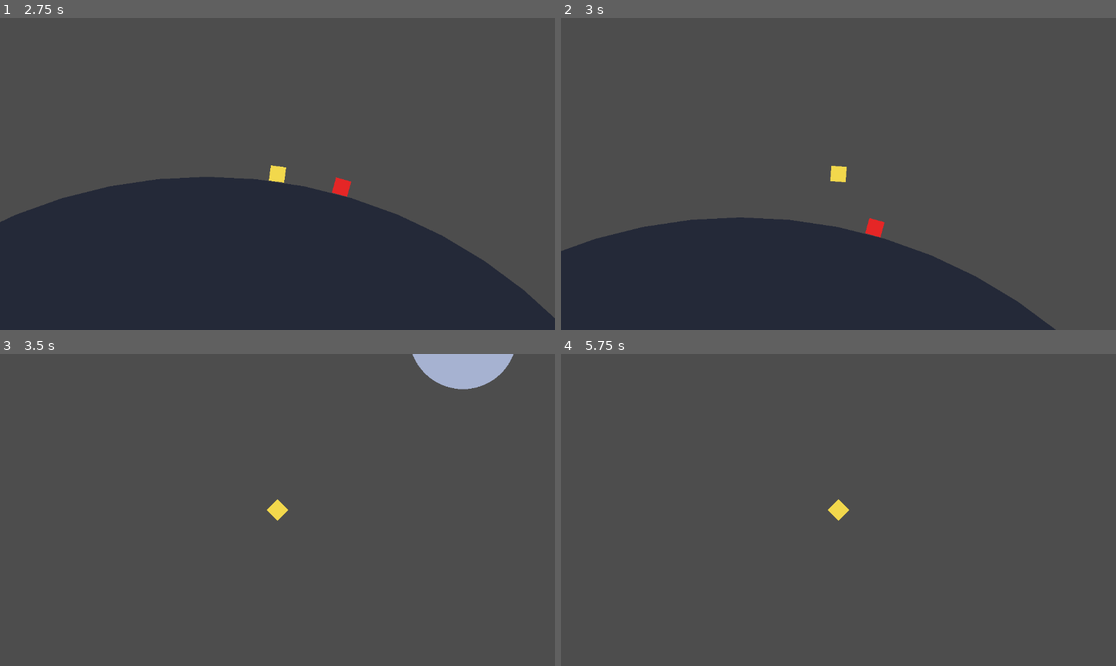
Above: before the commit, frames 1-4 (two rows, left to right).
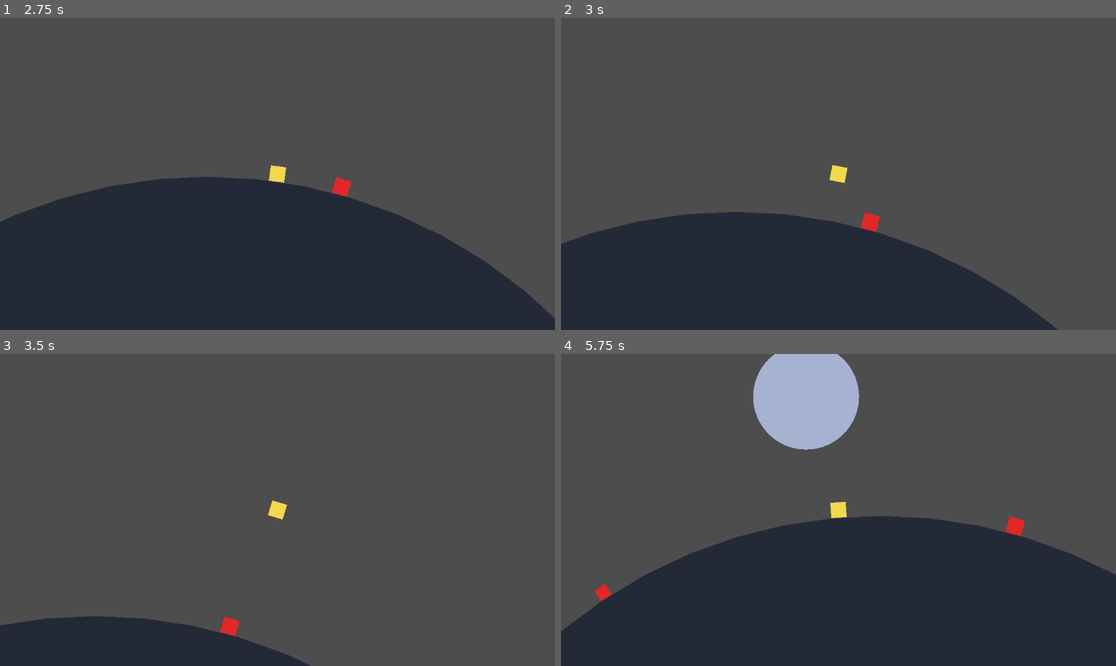
Above: after the commit, the same moments.

Repository: nikita-leonov/gravity
Game: Godot game, scene res://scenes/main.tscn
Two runs of this game, one before a commit and one after it. Both use one fixed random seed, a clock stepped at 60 frames per second and the inputs below.
Inputs:
- Up to frame 1 (2.75 s): tap Enter (ui_accept) at 0.5, 0.6, 0.77, 1.07, 1.35, 1.52, 1.82, 2.1 s; hold Right (ui_right) 0.53-1.28 s; hold Left (ui_left) 1.28-2.03 s; hold Right (ui_right) from 2.03 s (still down)
- Up to frame 2 (3 s): keep holding Right (ui_right); tap Enter (ui_accept) at 2.85 s
- Up to frame 3 (3.5 s): keep holding Right (ui_right); tap Enter (ui_accept) at 3.02, 3.32 s
- Up to frame 4 (5.75 s): release Right (ui_right) at 3.53 s; hold Left (ui_left) from 3.53 s (still down); tap Enter (ui_accept) at 3.6, 3.77, 4.07, 4.35, 4.52, 4.82, 5.1 s

Frame 1 is identical in both runs. In frame 2, 1.5% of the frame differs, in the area x 0-90%, y 46-100%; in frame 3, 8.4%; in frame 4, 44%, in the area x 0-100%, y 0-100%.

Commit message:
Lock gravity target until jumping

Diff:
--- a/scripts/player.gd
+++ b/scripts/player.gd
@@ -24,6 +24,7 @@
 var last_gravity_id: int = 0
 var last_gravity_center: Vector2 = Vector2.ZERO
 var last_body_velocity: Vector2 = Vector2.ZERO
+var jump_in_progress := false
 
 func _ready() -> void:
 	_set_visual_size()
@@ -70,6 +71,7 @@
 			gravity_lock_id = jump_solution["target_id"] as int
 		velocity += jump_direction * jump_speed * jump_multiplier
 		grounded = false
+		jump_in_progress = true
 
 	global_position += velocity * delta
 	_apply_surface_constraints()
@@ -91,14 +93,23 @@
 		gravity_lock_id = 0
 
 	if current_gravity_id != 0:
+		var found_current = false
 		for body in gravity_bodies:
 			if not body.has("id") or not body.has("center") or not body.has("radius"):
 				continue
 			if body["id"] == current_gravity_id:
 				planet_center = body["center"]
 				planet_radius = body["radius"]
+				found_current = true
+				break
+		if found_current:
+			if not jump_in_progress:
 				return
-		current_gravity_id = 0
+		else:
+			current_gravity_id = 0
+
+	if current_gravity_id != 0 and not jump_in_progress:
+		return
 
 	var best_center = planet_center
 	var best_radius = planet_radius
@@ -182,6 +193,7 @@
 		velocity -= normal * radial_velocity
 		grounded = true
 		gravity_lock_id = current_gravity_id
+		jump_in_progress = false
 
 func _update_body_motion(delta: float) -> void:
 	if delta <= 0.0:
